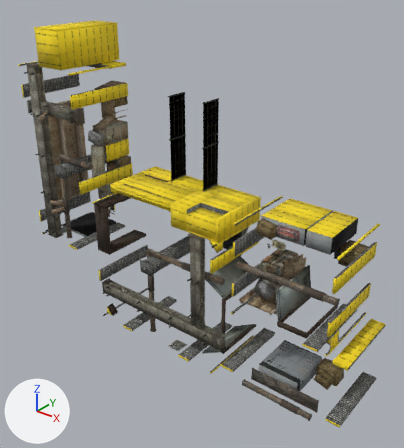
One commit to the OBJ model Assets/Models/Generated/office_props.vmf.obj: the scene before it, then after it.
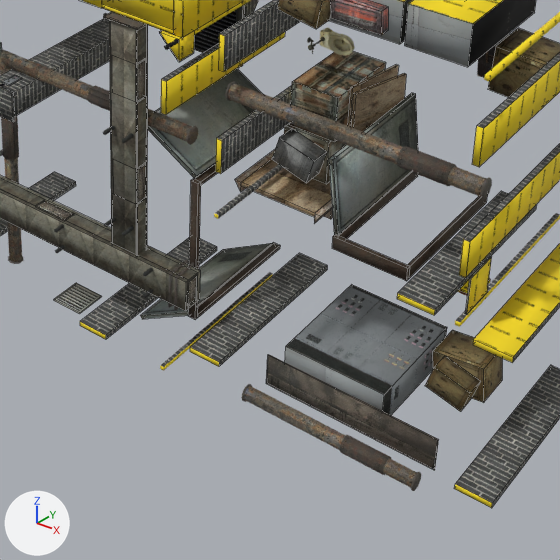
Each version appears first whole from a camera (50 mm lens) standing at (602.0, -749.0, 422.0) and looking at (54.0, -64.0, -2.0), and next in a close-up on the part from 36% to 91% of the width and 51% to 100% of the height. Every picture has the same lights, and +X, +Y and +Z are marked at lower left. The close-ups show mesh edges as thin lines. Where no turn or scale is listed for an object, it has been applied to the vertices.

Objects in the first close-up: '11764', '11766', '11767', '12034', '12868', '13669', '13684', '13816', '14180', '9397', '9867', '9868', '9875'.
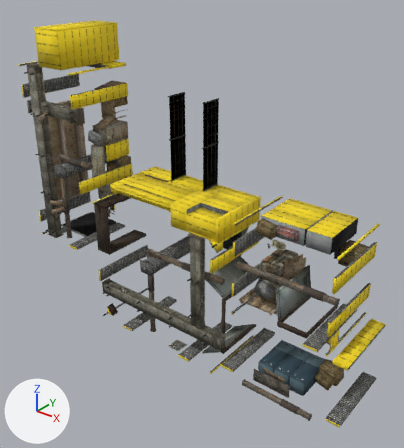
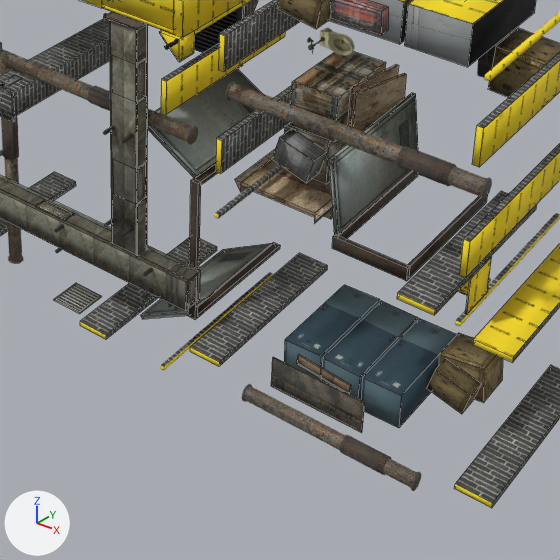
Where the change shows, as pixel boxes (x1, y1, x2, y2) in the close-ups (560 x 560 px):
'9867', deleted: before (285, 285, 447, 415)
    faces in mat_props_metalpanel009a (picture img_metalpanel009a_tga): (286, 285, 447, 415)
    faces in mat_props_metalpanel016b (picture img_metalpanel016b_tga): (285, 347, 384, 411)
'15155', added (blue): after (361, 319, 457, 428)
    faces in mat_props_metallockers003a (picture img_metallockers003a_tga): (363, 319, 457, 396)
    faces in mat_props_metallockers003b (picture img_metallockers003b_tga): (361, 355, 439, 428)
'9875', reshaped (45% narrower, 34% shorter): before (266, 354, 438, 470); after (271, 357, 365, 433)
'15149', added (blue): after (321, 301, 418, 400)
    faces in mat_props_metallockers003a (picture img_metallockers003a_tga): (323, 301, 418, 376)
    faces in mat_props_metallockers003b (picture img_metallockers003b_tga): (321, 318, 418, 400)
'15115', added (blue): after (284, 285, 380, 380)
    faces in mat_props_metallockers003a (picture img_metallockers003a_tga): (285, 285, 379, 356)
    faces in mat_props_metallockers003b (picture img_metallockers003b_tga): (284, 299, 380, 380)
'9868', reshaped (7% narrower): before (433, 330, 502, 403); after (439, 333, 503, 403)
'15318', added (brown): after (296, 354, 351, 394)

Patch to the scene script:
```diff
--- a/Assets/Models/Generated/office_props.vmf.obj.py
+++ b/Assets/Models/Generated/office_props.vmf.obj.py
@@ me_9868 @@
-me_9868.from_pydata(...)  # 8 vertices, 6 faces; spans x 279.2..319.0, y -30.0..-2.0, z -246.0..-215.0
+me_9868.from_pydata(...)  # 8 vertices, 6 faces; spans x 284.0..319.0, y -30.0..-2.0, z -246.0..-215.0
+# me_9868 part 1
+# 6 vertices are removed from x 279.2..315.9, y -30.0..-2.0, z -246.0..-215.0
+# 6 faces are deleted
+# 6 vertices are added at (286.7, -30.0, -246.0), (284.0, -30.0, -219.2), (316.3, -30.0, -215.0), (284.0, -2.0, -219.2), (316.3, -2.0, -215.0), (286.7, -2.0, -246.0)
+# 6 new faces join them
 me_9868.materials.append(mat_props_woodcrate001a)
@@ me_9875 @@
-me_9875.from_pydata(...)  # 8 vertices, 6 faces; spans x 192.0..320.0, y -99.0..-98.0, z -248.0..-223.0
+me_9875.from_pydata(...)  # 8 vertices, 6 faces; spans x 196.0..267.0, y -99.0..-98.0, z -248.0..-223.0
+# me_9875 part 2: the whole mesh is rebuilt
 me_9875.materials.append(mat_wood_woodfloor005a)
+me_9875.materials.append(mat_tools_toolsnodraw)  # picture img_toolsnodraw_tga
@@ ob_9867 @@
-ob_9867 = bpy.data.objects.new('9867', me_9867)
@@ ob_15318 @@
+ob_15318 = bpy.data.objects.new('15318', me_15318)  # 8 vertices, 6 faces; spans x 204.0..246.5, y -81.0..-80.0, z -240.1..-228.0; in mat_wood_woodshelf001a (picture img_woodshelf001a_tga)
+ob_15318.location = (0.0, 0.0, 0.0)
@@ ob_15155 @@
+ob_15155 = bpy.data.objects.new('15155', me_15155)  # 8 vertices, 6 faces; spans x 254.3..284.0, y -80.0..-2.0, z -248.8..-221.0; in mat_props_metallockers003b (picture img_metallockers003b_tga), mat_props_metallockers003a (picture img_metallockers003a_tga), mat_tools_toolsnodraw (picture img_toolsnodraw_tga)
+ob_15155.location = (0.0, 0.0, 0.0)
@@ ob_15149 @@
+ob_15149 = bpy.data.objects.new('15149', me_15149)  # 8 vertices, 6 faces; spans x 223.4..252.7, y -80.0..-2.0, z -248.6..-221.4; in mat_props_metallockers003b (picture img_metallockers003b_tga), mat_props_metallockers003a (picture img_metallockers003a_tga), mat_tools_toolsnodraw (picture img_toolsnodraw_tga)
+ob_15149.location = (0.0, 0.0, 0.0)
@@ ob_15115 @@
+ob_15115 = bpy.data.objects.new('15115', me_15115)  # 8 vertices, 6 faces; spans x 193.0..222.9, y -80.0..-2.0, z -249.0..-221.0; in mat_props_metallockers003b (picture img_metallockers003b_tga), mat_props_metallockers003a (picture img_metallockers003a_tga), mat_tools_toolsnodraw (picture img_toolsnodraw_tga)
+ob_15115.location = (0.0, 0.0, 0.0)
```
